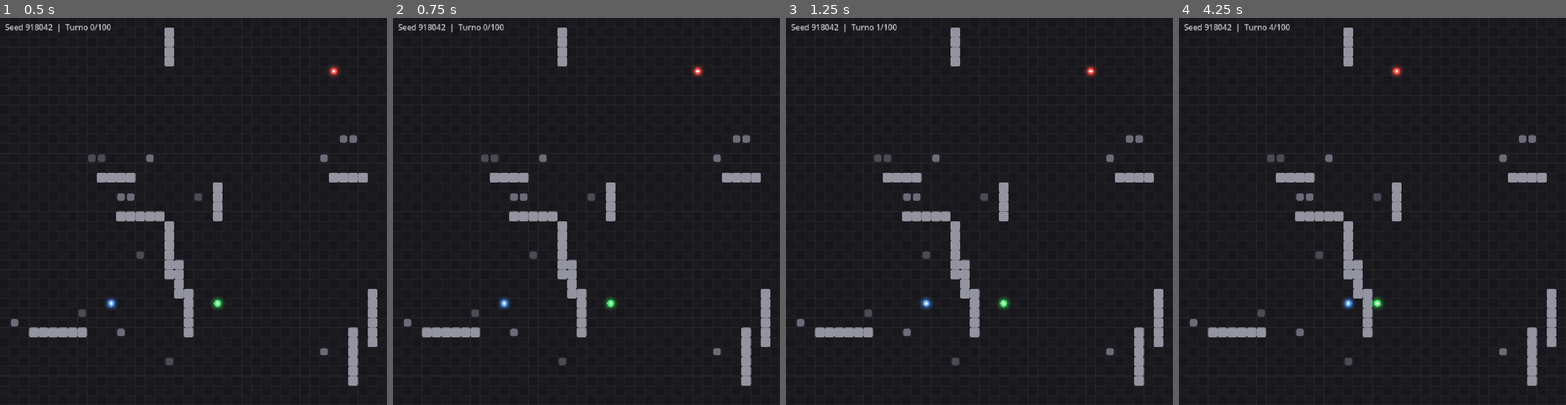
Above: before the commit, frames 1-4 (left to right).
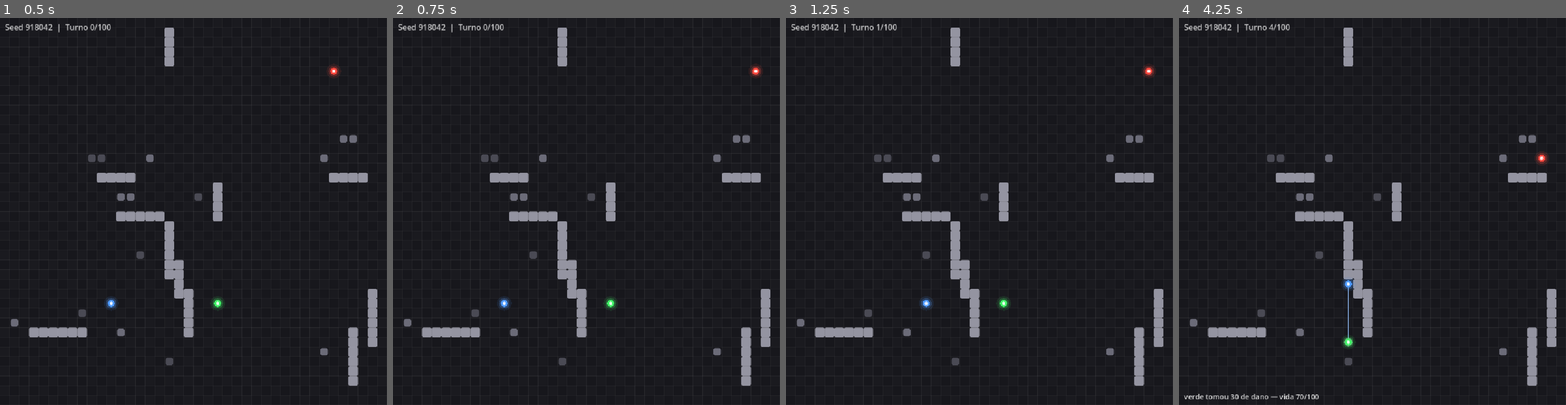
Above: after the commit, the same moments.

Repository: madeiragab/tcc-simulador-ia
Game: Godot game, scene res://main.tscn
Same seed, same stepped clock (60 frames per second), same inputs: the game is played once before the commit and once after it.
Inputs:
- Up to frame 1 (0.5 s): no input
- Up to frame 2 (0.75 s): no input
- Up to frame 3 (1.25 s): no input
- Up to frame 4 (4.25 s): tap Enter at 2.75 s; tap Space at 3.5 s

Frame 1 is identical in both runs. In frame 2, 0.1% of the frame differs, in the area x 77-96%, y 12-16%; in frame 3, 0.1%; in frame 4, 0.6%, in the area x 1-96%, y 12-99%.

Commit message:
Percepção (campo de visão) e Pontuação de Partida
Percepção — agentes deixam de ser oniscientes (docs/regras.md):
- Só conhecem inimigos a distância <= alcance de visão e com linha de
  visão livre; paredes bloqueiam a visão, coberturas não.
- Memória tática: caçam a última posição onde viram cada inimigo;
  esquecem ao chegar lá e não encontrar nada.
- Exploração: sem memória, percorrem destinos sorteados (RNG semeado
  pela seed da partida — determinismo preservado, verificado na seed 42).
- Reativa e Heurística passam a agir só sobre o que veem; a Heurística
  não paga avaliação posicional quando não há contato visual.

Pontuação de Partida (docs/metricas.md): +3 vitória, -1 empate,
-3 derrota — empate é penalizado de propósito (entrincheirar-se até o
limite de turnos não é eficácia estratégica). Coluna "pontos" no
partidas.csv, total/média no resumo.csv e no console.

Efeito observado (20 partidas de tuning): a vantagem da heurística
sobre a reativa desaparece sob percepção limitada (WinRate ~0.30 para
todas) — a avaliação posicional só atua durante contato visual, o que
reforça a motivação do modelo híbrido (pagar avaliação cara apenas
quando ela informa a decisão).

Runs anteriores (coletadas sob onisciência) ficam invalidadas para
comparação; a campanha de coleta reinicia sob as regras novas.

Co-Authored-By: Claude Fable 5 <noreply@anthropic.com>

Diff:
--- a/simulator/ai/ai_base.gd
+++ b/simulator/ai/ai_base.gd
@@ -14,6 +14,66 @@
 func decide(_agent, _sim):
 	return {"move_to": null, "attack_target": null}
 
+# ---------- Percepção (campo de visão) ----------
+# Um agente NÃO é onisciente: só conhece inimigos dentro do alcance de
+# visão e com linha de visão livre — paredes bloqueiam a visão,
+# coberturas não. Sem ninguém à vista, a IA caça a última posição onde
+# viu um inimigo; sem memória alguma, explora o mapa (determinístico,
+# semeado pela seed da partida).
+
+var last_known = {}       # inimigo -> última posição vista (Vector2i)
+var patrol_target = null  # destino de exploração
+var patrol_rng = null
+
+# Inimigos vivos dentro do campo de visão. Como o alcance de ataque é
+# igual ao de visão, todo inimigo visível é também atacável.
+func get_visible_enemies(agent, sim):
+	var visible = []
+	for enemy in sim.get_enemies(agent):
+		var dist = max(abs(enemy.x - agent.x), abs(enemy.y - agent.y))
+		if dist > agent.vision_range:
+			continue
+		if sim.grid.has_line_of_sight(agent.x, agent.y, enemy.x, enemy.y):
+			visible.append(enemy)
+			last_known[enemy] = Vector2i(enemy.x, enemy.y)
+	return visible
+
+# Posição a perseguir quando nada está visível: a memória mais próxima,
+# ou um destino de exploração. Retorna null se não houver o que fazer.
+func pursuit_position(agent, sim):
+	var here = Vector2i(agent.x, agent.y)
+
+	# Chegou onde viu alguém e não há mais nada ali: esquece.
+	for enemy in last_known.keys().duplicate():
+		if last_known[enemy] == here:
+			last_known.erase(enemy)
+
+	if not last_known.is_empty():
+		var best = null
+		var best_dist = INF
+		for enemy in last_known:
+			var pos = last_known[enemy]
+			var dist = abs(pos.x - here.x) + abs(pos.y - here.y)
+			if dist < best_dist:
+				best_dist = dist
+				best = pos
+		return best
+
+	# Exploração: sorteia destinos válidos com RNG atrelado à seed.
+	if patrol_rng == null:
+		patrol_rng = RandomNumberGenerator.new()
+		patrol_rng.seed = sim.map_seed * 31 + agent.team_id
+	if patrol_target == null or patrol_target == here:
+		for i in range(50):
+			var cand = Vector2i(
+				patrol_rng.randi_range(0, sim.grid.width - 1),
+				patrol_rng.randi_range(0, sim.grid.height - 1)
+			)
+			if sim.grid.is_valid_position(cand.x, cand.y):
+				patrol_target = cand
+				break
+	return patrol_target
+
 # ---------- Helpers compartilhados entre as IAs ----------
 
 # IAs que geram e pontuam ações (heurística, híbrida) devem chamar isto
@@ -22,16 +82,9 @@
 	if sim.grid.cost_meter != null:
 		sim.grid.cost_meter.actions_evaluated += 1
 
-# Inimigos vivos que o agente consegue atacar agora (alcance + LOS).
+# Mantido como sinônimo de get_visible_enemies (ataque exige visão).
 func get_attackable_enemies(agent, sim):
-	var targets = []
-	for enemy in sim.get_enemies(agent):
-		var dist = max(abs(enemy.x - agent.x), abs(enemy.y - agent.y))
-		if dist > agent.vision_range:
-			continue
-		if sim.grid.has_line_of_sight(agent.x, agent.y, enemy.x, enemy.y):
-			targets.append(enemy)
-	return targets
+	return get_visible_enemies(agent, sim)
 
 # O mais próximo (distância Manhattan) dentre os candidatos.
 func closest_of(agent, candidates):
@@ -44,9 +97,6 @@
 			best = candidate
 	return best
 
-func closest_enemy(agent, sim):
-	return closest_of(agent, sim.get_enemies(agent))
-
 # Melhor célula alcançável neste turno na direção do alvo (ou null).
 func step_towards(agent, sim, target):
 	var reachable = sim.grid.get_reachable_cells(agent.x, agent.y, 3)
--- a/simulator/ai/ai_heuristic.gd
+++ b/simulator/ai/ai_heuristic.gd
@@ -22,9 +22,16 @@
 const W_RISCO = -0.2
 
 func decide(agent, sim):
-	var enemies = sim.get_enemies(agent)
+	# Percepção primeiro: a heurística só raciocina sobre quem enxerga.
+	var enemies = get_visible_enemies(agent, sim)
+
+	# Ninguém à vista: caça a última posição conhecida ou explora,
+	# sem pagar o custo da avaliação posicional completa.
 	if enemies.is_empty():
-		return {"move_to": null, "attack_target": null}
+		var goal = pursuit_position(agent, sim)
+		if goal == null:
+			return {"move_to": null, "attack_target": null}
+		return {"move_to": step_towards(agent, sim, goal), "attack_target": null}
 
 	# Candidatos: todas as posições alcançáveis + ficar parado.
 	var candidates = sim.grid.get_reachable_cells(agent.x, agent.y, 3)
--- a/simulator/ai/ai_reactive.gd
+++ b/simulator/ai/ai_reactive.gd
@@ -1,17 +1,17 @@
 extends "res://ai/ai_base.gd"
 
 # IA Reativa (docs/baseline.md):
-# - se houver inimigo visível e no alcance -> atacar o mais próximo
-# - caso contrário -> mover em direção ao inimigo mais próximo
+# - se houver inimigo VISÍVEL -> atacar o mais próximo
+# - senão -> caçar a última posição onde viu um inimigo, ou explorar
 #
 # Sem avaliação estratégica; é também o adversário padrão nas avaliações.
 
 func decide(agent, sim):
-	var attackable = get_attackable_enemies(agent, sim)
-	if not attackable.is_empty():
-		return {"move_to": null, "attack_target": closest_of(agent, attackable)}
+	var visible = get_visible_enemies(agent, sim)
+	if not visible.is_empty():
+		return {"move_to": null, "attack_target": closest_of(agent, visible)}
 
-	var target = closest_enemy(agent, sim)
-	if target == null:
+	var goal = pursuit_position(agent, sim)
+	if goal == null:
 		return {"move_to": null, "attack_target": null}
-	return {"move_to": step_towards(agent, sim, target), "attack_target": null}
+	return {"move_to": step_towards(agent, sim, goal), "attack_target": null}
--- a/simulator/core/batch_runner.gd
+++ b/simulator/core/batch_runner.gd
@@ -16,9 +16,9 @@
 const Metrics = preload("res://core/metrics.gd")
 const SimulationScript = preload("res://core/simulation.gd")
 
-const MATCH_HEADER = "id_simulacao,seed,jogador_inicial,jogador,modelo_ia,vencedor,venceu,turnos,dano_causado,dano_recebido,damage_ratio,cover_usage,custo_total,custo_los,custo_nodos,custo_acoes"
+const MATCH_HEADER = "id_simulacao,seed,jogador_inicial,jogador,modelo_ia,vencedor,venceu,pontos,turnos,dano_causado,dano_recebido,damage_ratio,cover_usage,custo_total,custo_los,custo_nodos,custo_acoes"
 const TURN_HEADER = "id_simulacao,seed,turno,jogador,acao,x,y,protegido,inimigos_visiveis"
-const SUMMARY_HEADER = "jogador,modelo_ia,partidas,win_rate,damage_ratio_media,damage_ratio_dp,cover_usage_media,cover_usage_dp,turns_to_victory_media,efficiency,custo_medio,custo_dp,strategic_score"
+const SUMMARY_HEADER = "jogador,modelo_ia,partidas,pontos_total,pontos_media,win_rate,damage_ratio_media,damage_ratio_dp,cover_usage_media,cover_usage_dp,turns_to_victory_media,efficiency,custo_medio,custo_dp,strategic_score"
 
 # bank: "benchmark" ou "tuning"; count: quantas seeds do banco rodar.
 func run(bank, count, log_turns = false):
@@ -88,9 +88,11 @@
 		var cu = Metrics.cover_usage(stats["turnos_em_cobertura"], stats["turnos_agidos"])
 		var meter = sim.cost_meters[p]
 
-		csv.store_line("%d,%d,%s,%s,%s,%s,%d,%d,%d,%d,%.4f,%.4f,%d,%d,%d,%d" % [
+		var pontos = Metrics.match_points(venceu, empate)
+
+		csv.store_line("%d,%d,%s,%s,%s,%s,%d,%d,%d,%d,%d,%.4f,%.4f,%d,%d,%d,%d" % [
 			match_id, sim.map_seed, starter, stats["jogador"], stats["modelo_ia"],
-			"empate" if empate else result, 1 if venceu else 0, turns,
+			"empate" if empate else result, 1 if venceu else 0, pontos, turns,
 			stats["dano_causado"], stats["dano_recebido"], dr, cu,
 			meter.total(), meter.los_checks, meter.cells_explored, meter.actions_evaluated,
 		])
@@ -109,8 +111,9 @@
 	csv.store_line(SUMMARY_HEADER)
 	for p in range(metric_rows.size()):
 		var agg = Metrics.aggregate(metric_rows[p])
-		csv.store_line("%s,%s,%d,%.4f,%.4f,%.4f,%.4f,%.4f,%.2f,%.6f,%.2f,%.2f,%.6f" % [
+		csv.store_line("%s,%s,%d,%d,%.4f,%.4f,%.4f,%.4f,%.4f,%.4f,%.2f,%.6f,%.2f,%.2f,%.6f" % [
 			SimulationScript.PLAYER_NAMES[p], SimulationScript.model_name(p), agg["n"],
+			agg["points_total"], agg["points_mean"],
 			agg["win_rate"], agg["damage_ratio_mean"], agg["damage_ratio_std"],
 			agg["cover_usage_mean"], agg["cover_usage_std"],
 			agg["turns_to_victory_mean"], agg["efficiency"],
@@ -163,6 +166,7 @@
 	for p in range(metric_rows.size()):
 		var agg = Metrics.aggregate(metric_rows[p])
 		print("\n[%s — %s] (%d partidas)" % [SimulationScript.PLAYER_NAMES[p], SimulationScript.model_name(p), agg["n"]])
+		print("  Pontuação:        %d  (média %.2f por partida)" % [agg["points_total"], agg["points_mean"]])
 		print("  WinRate:          %.3f" % agg["win_rate"])
 		print("  DamageRatio:      %.3f ± %.3f" % [agg["damage_ratio_mean"], agg["damage_ratio_std"]])
 		print("  CoverUsage:       %.3f ± %.3f" % [agg["cover_usage_mean"], agg["cover_usage_std"]])
--- a/simulator/core/metrics.gd
+++ b/simulator/core/metrics.gd
@@ -25,7 +25,20 @@
 const EPSILON = 1
 const TURN_LIMIT_PENALTY = 100
 
+# Pontuação de partida (docs/metricas.md): empate é penalizado de
+# propósito — sobreviver sem decidir a partida não é eficácia.
+const POINTS_WIN = 3
+const POINTS_DRAW = -1
+const POINTS_LOSS = -3
+
 # ---------- valores por partida ----------
+
+static func match_points(venceu, empate):
+	if venceu:
+		return POINTS_WIN
+	if empate:
+		return POINTS_DRAW
+	return POINTS_LOSS
 
 static func damage_ratio(dano_causado, dano_recebido):
 	return float(dano_causado) / max(dano_recebido, EPSILON)
@@ -57,12 +70,14 @@
 static func aggregate(rows):
 	var n = rows.size()
 	var wins = 0
+	var points_total = 0
 	var ttv_values = []       # turnos p/ vencer (vitórias) + penalidade (empates)
 	var dr_values = []
 	var cu_values = []
 	var cost_values = []
 
 	for row in rows:
+		points_total += match_points(row["venceu"], row["empate"])
 		if row["venceu"]:
 			wins += 1
 			ttv_values.append(float(row["turnos"]))
@@ -89,6 +104,8 @@
 
 	return {
 		"n": n,
+		"points_total": points_total,
+		"points_mean": float(points_total) / max(n, 1),
 		"win_rate": win_rate,
 		"damage_ratio_mean": dr_mean,
 		"damage_ratio_std": std_dev(dr_values),
Not shown, changed: docs/metricas.md
Not shown, changed: docs/regras.md
